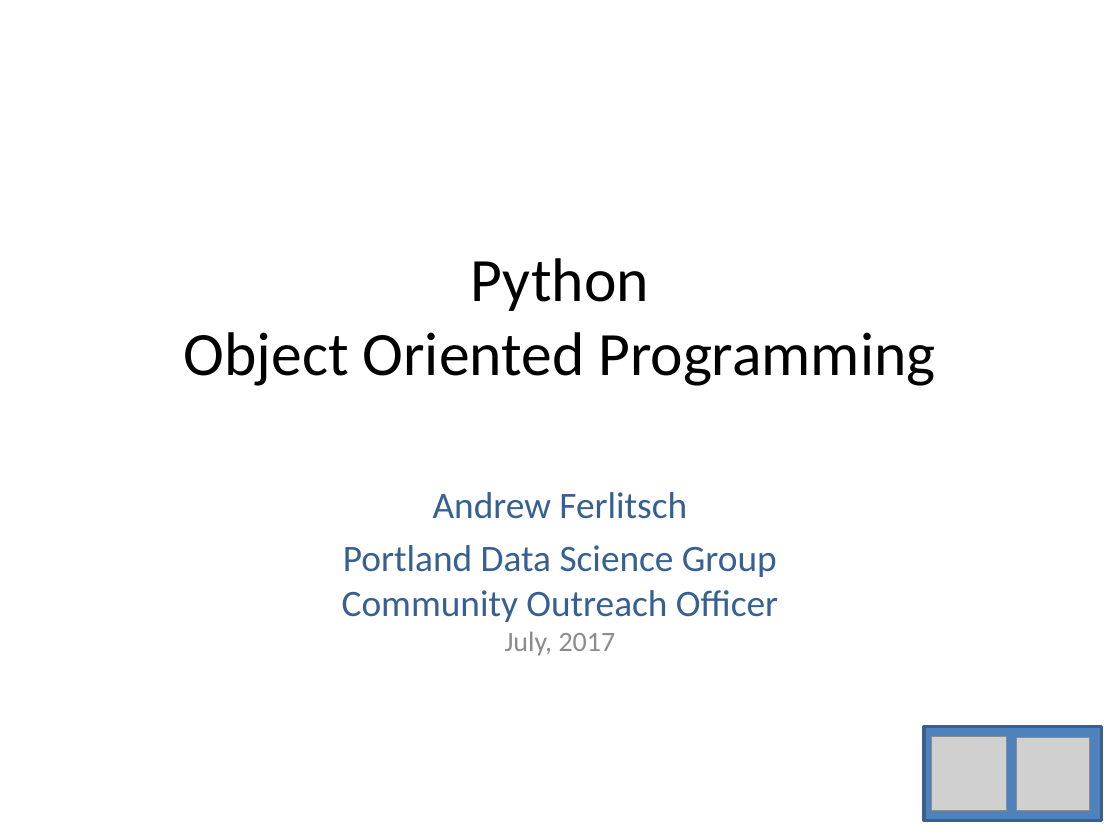
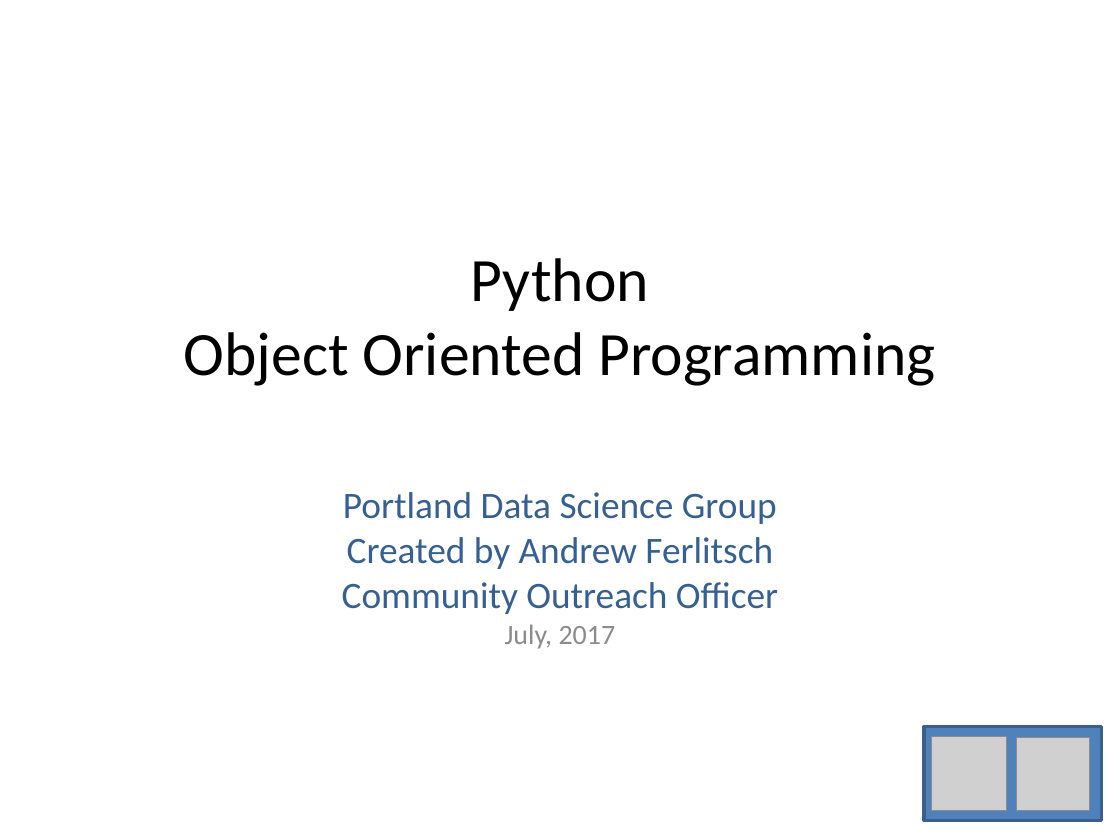
Before and after one commit to andrewferlitsch/Portland-Data-Science-Group, a slide deck: slide 1 of Presentations/Python - OOP.pptx. Drawn at 1120x840 pixels with LibreOffice and Linux fonts; fonts in the diff are those of the drawing; grey boxes stand for pictures. Boxes give left, top, right and bottom in pixels: in the first picture for what was removed or moved away, otherwise in the second. Text is boxed around its words. In the diff, an @@ line names an element or a change of style, - is before the commit and + after.

Commit message:
attribution fix

```diff
--- a/Presentations/Python - OOP.pptx
+++ b/Presentations/Python - OOP.pptx
@@ subtitle at (x1=342, y1=492, x2=778, y2=649): text changed @@
-Andrew Ferlitsch
-Portland Data Science Group
-Community Outreach Officer
-July, 2017
+Portland Data Science Group
+Created by Andrew Ferlitsch
+Community Outreach Officer
+July, 2017
```
